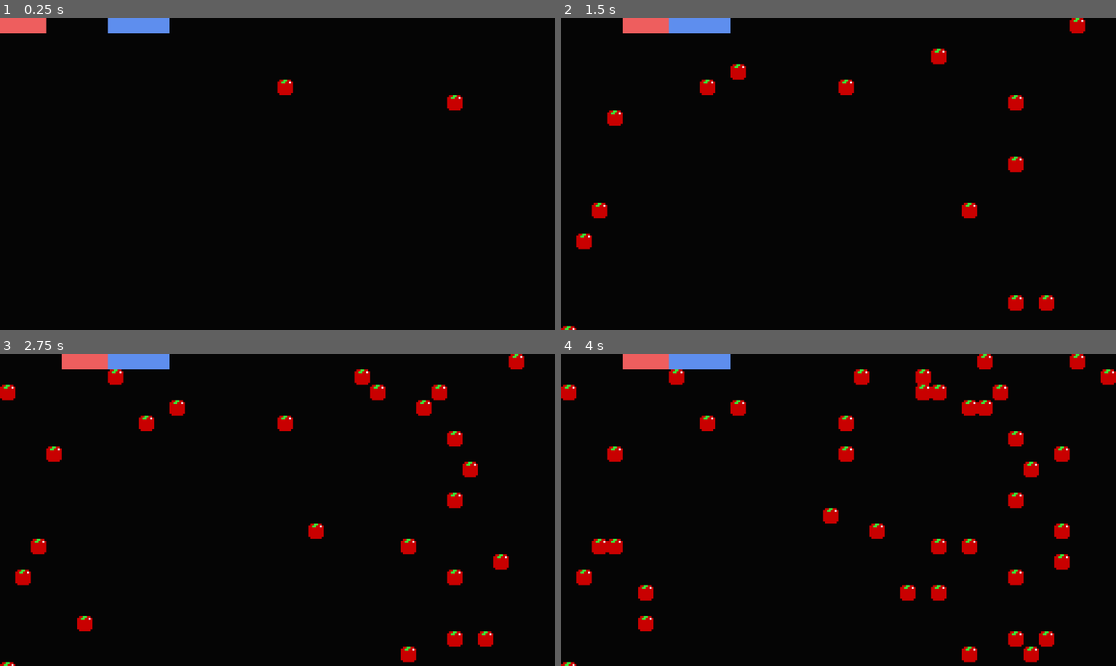
Above: before the commit, frames 1-4 (two rows, left to right).
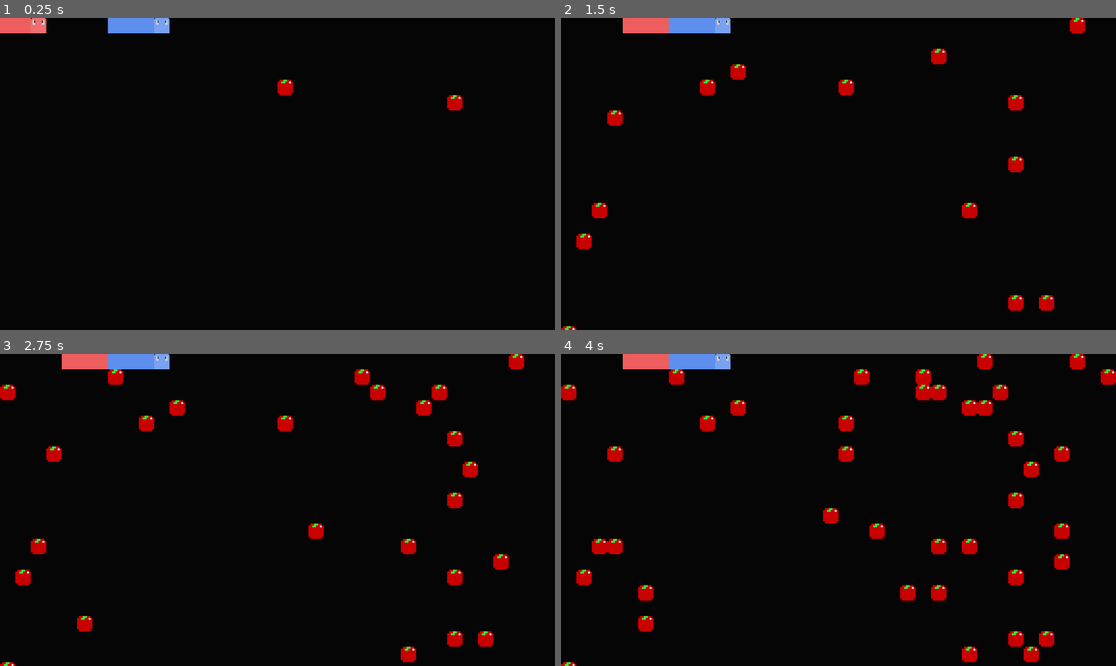
Above: after the commit, the same moments.

Repository: arrowira/MiniJam196Snake
Game: Godot game, scene res://scenes/main.tscn
Same seed, same stepped clock (60 frames per second), same inputs: the game is played once before the commit and once after it.
Inputs:
- Up to frame 1 (0.25 s): no input
- Up to frame 2 (1.5 s): hold Right (p1right) 0.53-1.28 s; tap S (p2down) at 0.6 s; hold Down (p1down) from 1.28 s (still down); tap A (p2left) at 1.35 s
- Up to frame 3 (2.75 s): tap Enter at 2 s; release Down (p1down) at 2.03 s; hold Right (p1right) from 2.03 s (still down); tap D (p2right) at 2.1 s
- Up to frame 4 (4 s): release Right (p1right) at 2.78 s; hold Up (p1up) 2.78-3.53 s; tap W (p2up) at 2.85 s; tap Space at 3.5 s; hold Left (p1left) from 3.53 s (still down); tap S (p2down) at 3.6 s

The runs differ from the first frame. In frame 1, 0.2% of the frame differs, in the area x 5-31%, y 0-5%; in frame 2, 0.1%; in frame 3, 0.1%; in frame 4, 0.1%.

Commit message:
head sprites

Diff:
--- a/minijam-196-proj/scenes/snakeA.tscn
+++ b/minijam-196-proj/scenes/snakeA.tscn
@@ -2,7 +2,7 @@
 
 [ext_resource type="Script" uid="uid://bu1gi3uc16dpe" path="res://scripts/player1Movement.gd" id="1_r11do"]
 [ext_resource type="Script" uid="uid://dypxikpkp2onf" path="res://scripts/snakeManager.gd" id="1_t37lf"]
-[ext_resource type="Texture2D" uid="uid://cw1e1ccus7o7w" path="res://sprites/snake-1.png.png" id="3_tq7ts"]
+[ext_resource type="Texture2D" uid="uid://xwukkhmhcfdi" path="res://sprites/snakeHead-1.png.png" id="3_tq7ts"]
 
 [sub_resource type="RectangleShape2D" id="RectangleShape2D_tq7ts"]
 size = Vector2(30, 30)
@@ -13,7 +13,7 @@
 [node name="head" type="Node2D" parent="."]
 script = ExtResource("1_r11do")
 
-[node name="Icon" type="Sprite2D" parent="head"]
+[node name="headTexture" type="Sprite2D" parent="head"]
 position = Vector2(15.999997, 15.999998)
 scale = Vector2(0.04999999, 0.049999993)
 texture = ExtResource("3_tq7ts")
--- a/minijam-196-proj/scenes/snakeB.tscn
+++ b/minijam-196-proj/scenes/snakeB.tscn
@@ -1,9 +1,9 @@
 [gd_scene load_steps=6 format=3 uid="uid://btptv76as7oeo"]
 
 [ext_resource type="Script" uid="uid://dypxikpkp2onf" path="res://scripts/snakeManager.gd" id="1_j7cvy"]
-[ext_resource type="Texture2D" uid="uid://lm8wjeauffjb" path="res://sprites/snake-2.png.png" id="2_svus2"]
 [ext_resource type="PackedScene" uid="uid://cqw168b0vu0te" path="res://scenes/player_2_segment.tscn" id="2_x26v3"]
 [ext_resource type="Script" uid="uid://vt5innic22ep" path="res://scripts/player2Movement.gd" id="3_km0su"]
+[ext_resource type="Texture2D" uid="uid://c6wjbvx60br1l" path="res://sprites/snakeHead-2.png.png" id="4_km0su"]
 
 [sub_resource type="RectangleShape2D" id="RectangleShape2D_km0su"]
 size = Vector2(30, 29)
@@ -15,10 +15,10 @@
 [node name="head" type="Node2D" parent="."]
 script = ExtResource("3_km0su")
 
-[node name="Snake2_png" type="Sprite2D" parent="head"]
+[node name="headTexture" type="Sprite2D" parent="head"]
 position = Vector2(16.00003, 16.00003)
 scale = Vector2(0.05000004, 0.05000004)
-texture = ExtResource("2_svus2")
+texture = ExtResource("4_km0su")
 
 [node name="SnakeHead" type="Area2D" parent="head"]
 
Binary file added: minijam-196-proj/sprites/snakeHead-1.png.png
Not shown, added: minijam-196-proj/sprites/snakeHead-1.png.png.import
Binary file added: minijam-196-proj/sprites/snakeHead-2.png.png
Not shown, added: minijam-196-proj/sprites/snakeHead-2.png.png.import
